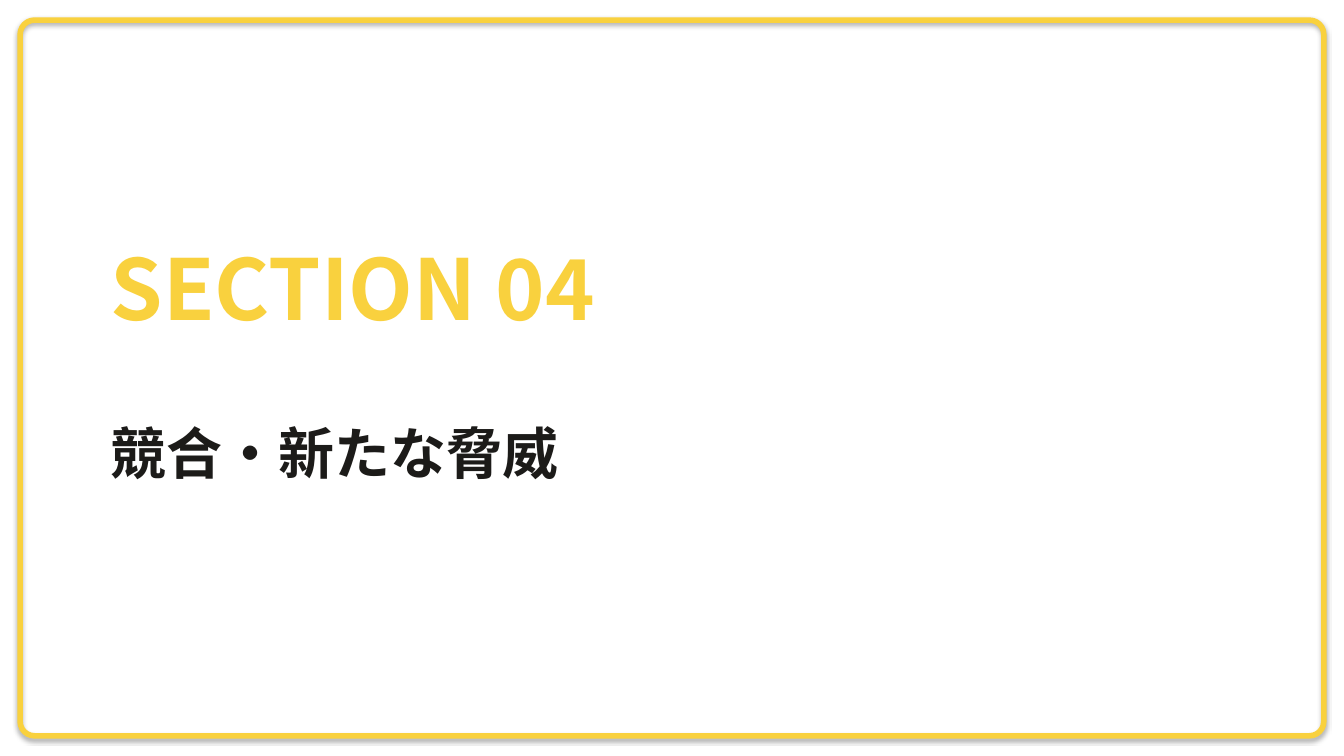
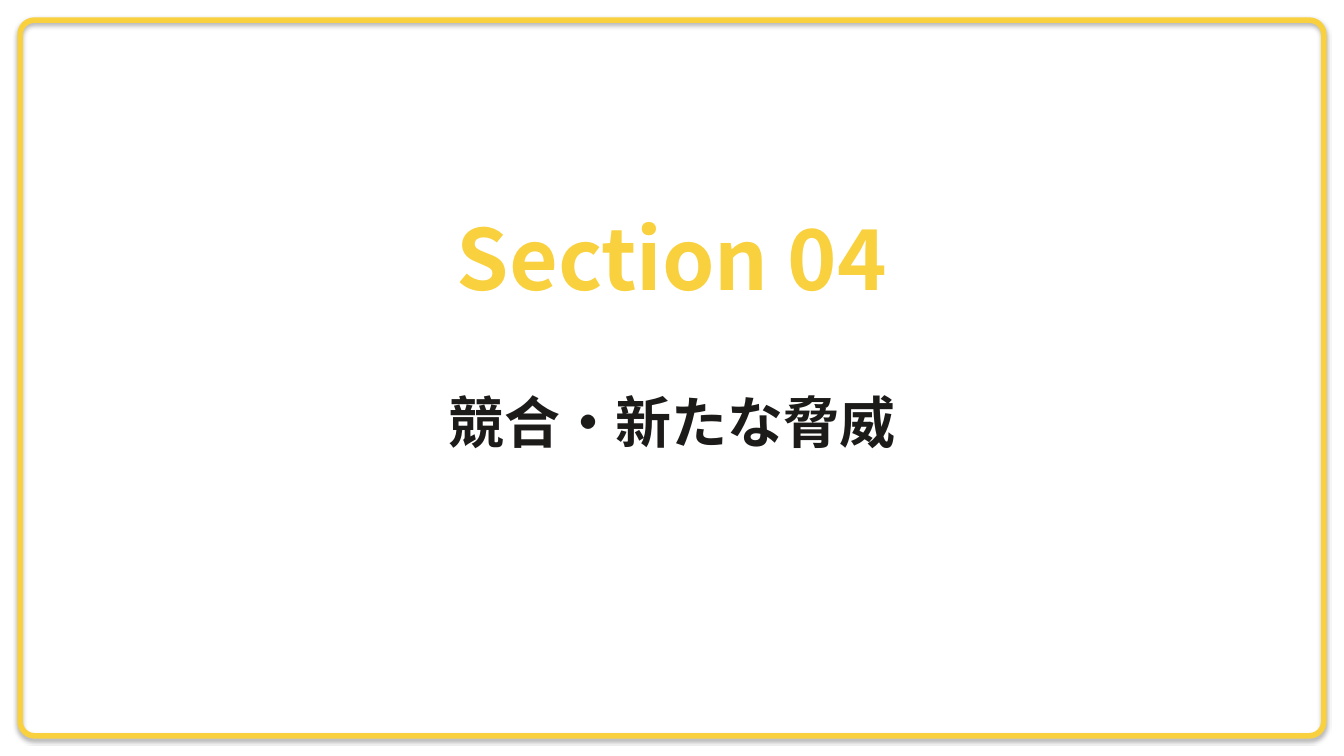
Before and after one commit to xilicrysta/bank-pptx, a slide deck: slide 17 of design-strategy/bank_strategy_presentation.pptx. Drawn at 1344x756 pixels with LibreOffice and Linux fonts; fonts in the diff are those of the drawing. Boxes give left, top, right and bottom in pixels: in the first picture for what was removed or moved away, otherwise in the second. Text is boxed around its words. In the diff, an @@ line names an element or a change of style, - is before the commit and + after.

Commit message:
Unify naming to Section, refactor generator class, and fix output path duplication (s)

```diff
--- a/design-strategy/bank_strategy_presentation.pptx
+++ b/design-strategy/bank_strategy_presentation.pptx
@@ text at [457,222,887,291]: text changed @@
-SECTION 04
+Section 04
@@ text "競合・新たな脅威": place and size @@
-text "競合・新たな脅威" at [111,426,559,479]
+text "競合・新たな脅威" at [448,395,896,448]
```
Also in this commit, not shown: 20 other slides changed, 1 other file.
